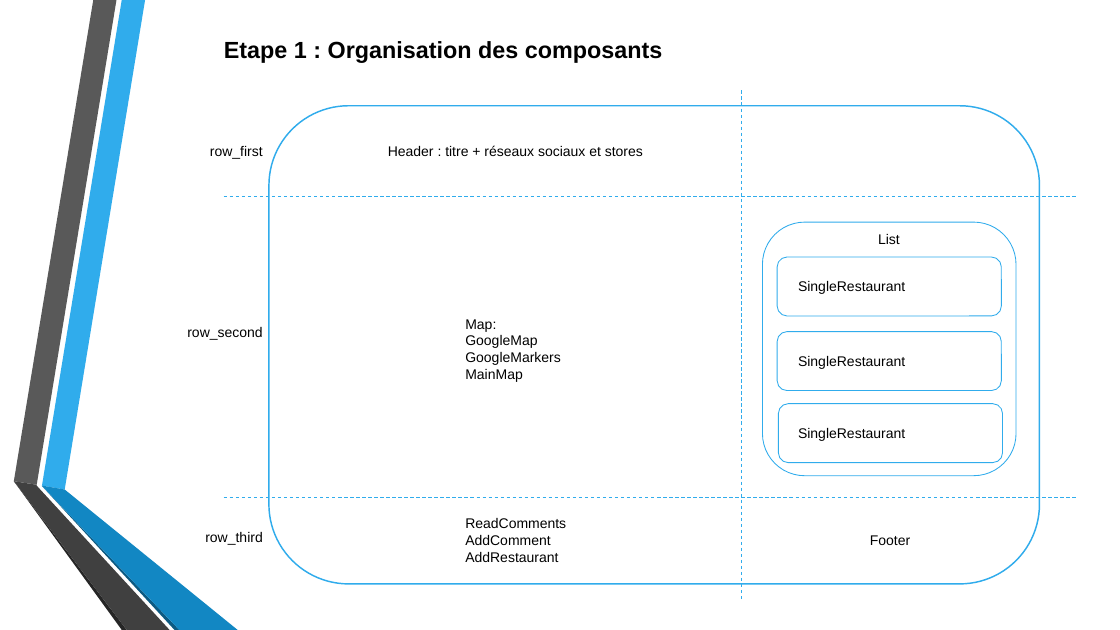
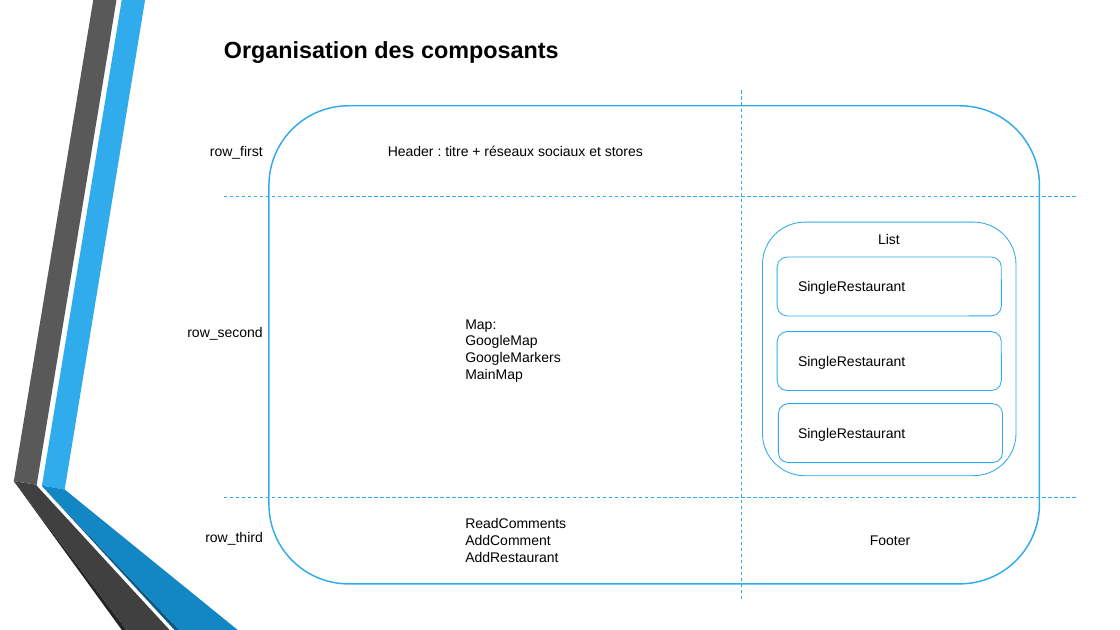
Before and after one commit to DesignGreg/Projet7-OpenClassRooms, a slide deck: slide 5 of Soutenance/Présentation Projet 7.pptx (slide 4 before the commit). Drawn at 1120x630 pixels with LibreOffice and Linux fonts; fonts in the diff are those of the drawing; background and template pictures are left out. Boxes give left, top, right and bottom in pixels: in the first picture for what was removed or moved away, otherwise in the second. Text is boxed around its words. In the diff, an @@ line names an element or a change of style, - is before the commit and + after.

```diff
--- a/Soutenance/Présentation Projet 7.pptx
+++ b/Soutenance/Présentation Projet 7.pptx
@@ text at (x1=224, y1=41, x2=559, y2=63): text changed @@
-Etape 1 : Organisation des composants
+Organisation des composants
```
Also in this commit, not shown: 4 other slides changed, 2 slides added, 5 other files.
